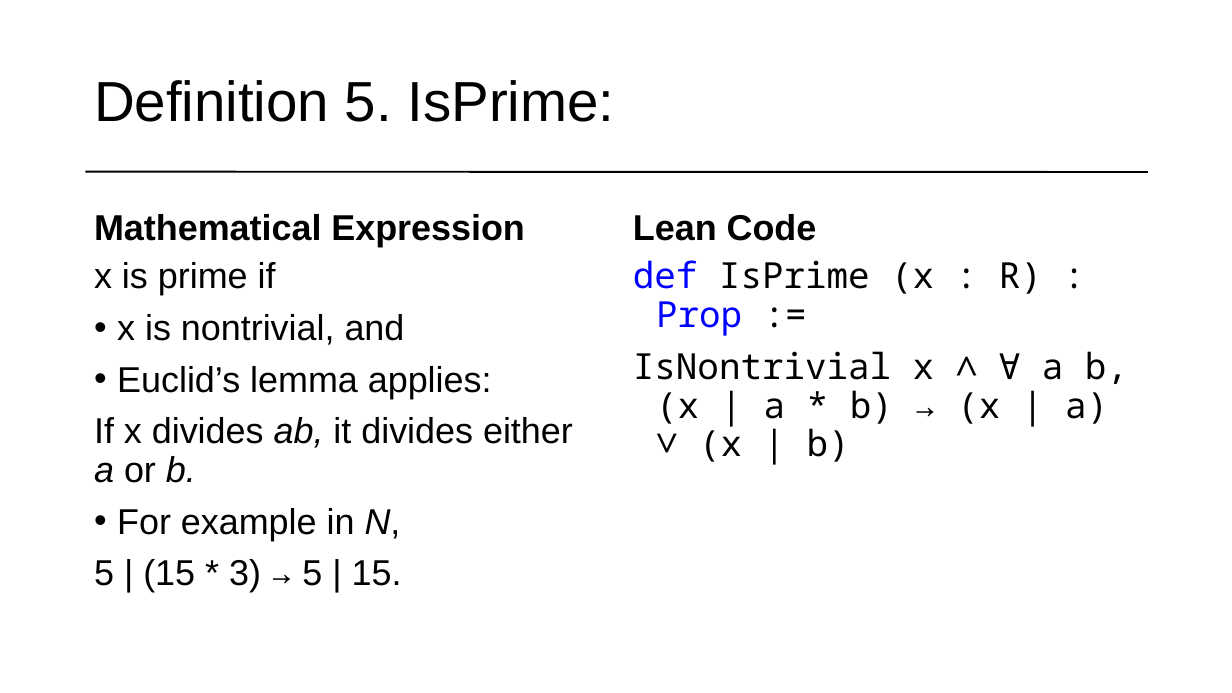
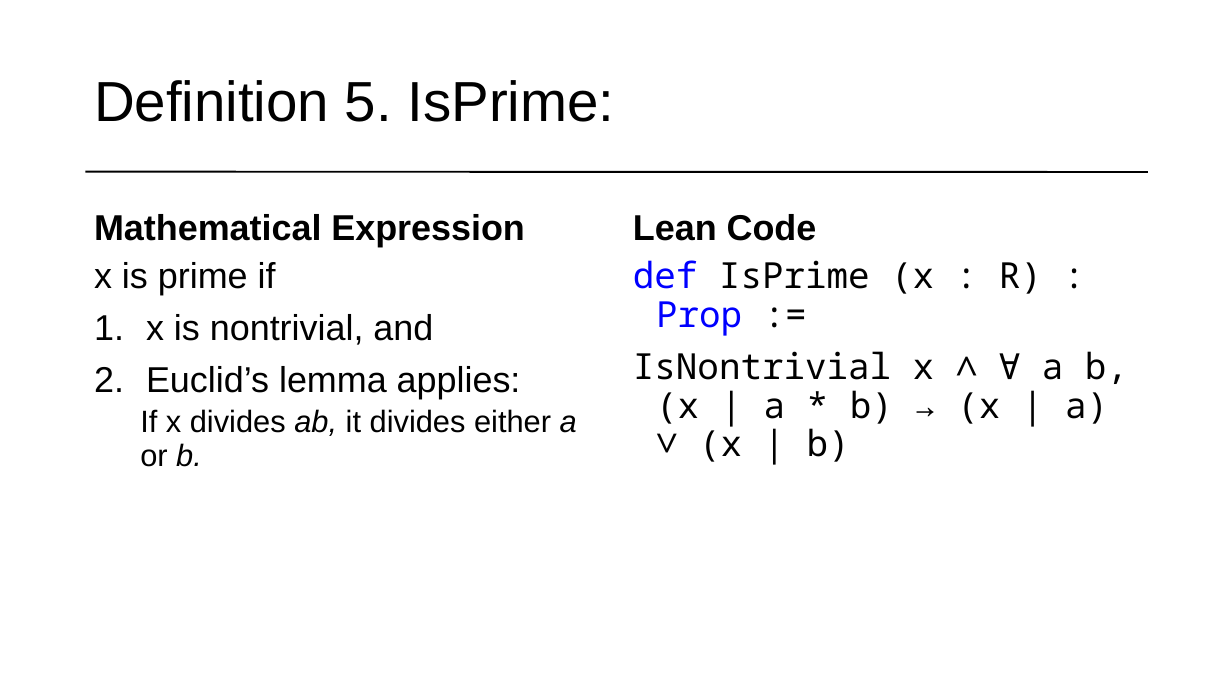
Before and after one commit to matematiflo/CompAssistedMath2024, a slide deck: slide 8 of Lean/Projects/06. Divisibility in rings (Algebra 1)/powerpoint/Lean Präsentation version 08.07.pptx. Drawn at 1232x693 pixels with LibreOffice and Linux fonts; fonts in the diff are those of the drawing. Boxes give left, top, right and bottom in pixels: in the first picture for what was removed or moved away, otherwise in the second. Text is boxed around its words. In the diff, an @@ line names an element or a change of style, - is before the commit and + after.

```diff
--- a/Lean/Projects/06. Divisibility in rings (Algebra 1)/powerpoint/Lean Präsentation version 08.07.pptx
+++ b/Lean/Projects/06. Divisibility in rings (Algebra 1)/powerpoint/Lean Präsentation version 08.07.pptx
@@ text at [140, 314, 577, 467]: size 28 to 24 pt in "If x divides ab, it divides either ..."; bullet • to 1.; list level 1 to 2 in "If x divides ab, it ..." @@
@@ text at [94, 508, 402, 592]: paragraphs removed @@
-• For example in N,
-5 | (15 * 3) → 5 | 15.
```
Also in this commit, not shown: 8 other slides changed, 2 other files.
